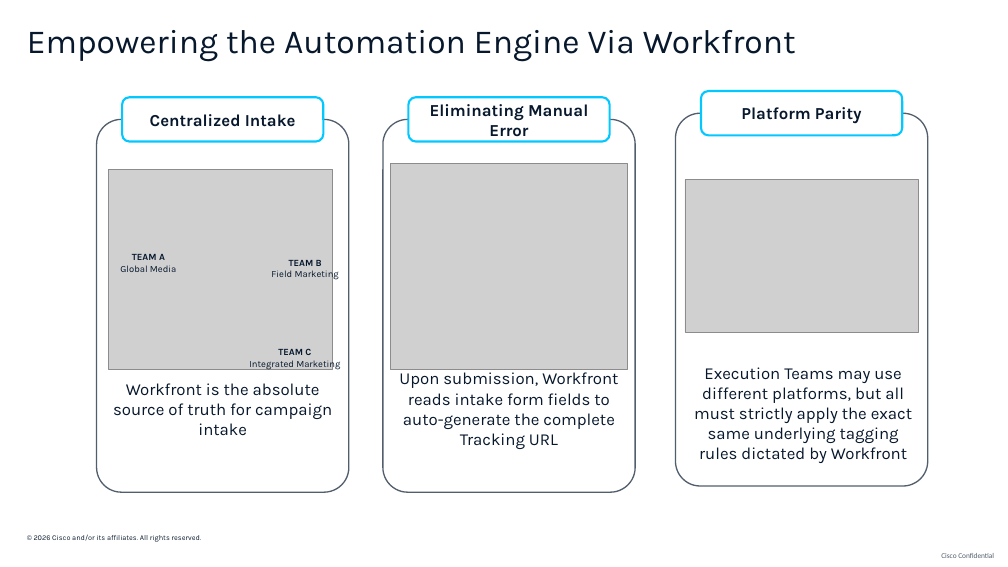
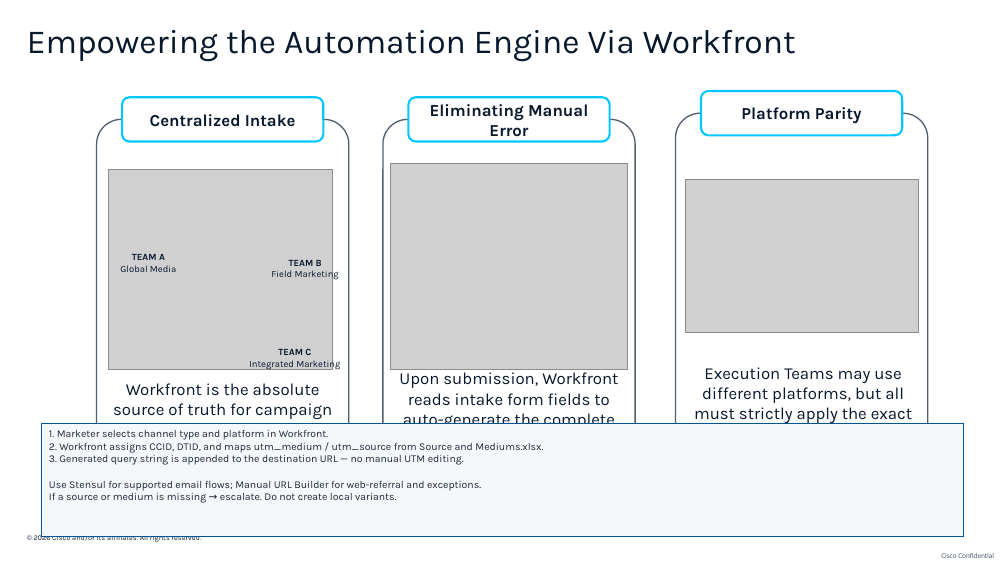
Before and after one commit to demodolly/Tagging-Tracking-Training, a slide deck: slide 27 of Tagging & Tracking Overview - FY27.pptx. Drawn at 1008x567 pixels with LibreOffice and Linux fonts; fonts in the diff are those of the drawing; grey boxes stand for pictures; background and template pictures are left out. Boxes give left, top, right and bottom in pixels: in the first picture for what was removed or moved away, otherwise in the second. Text is boxed around its words. In the diff, an @@ line names an element or a change of style, - is before the commit and + after.

```diff
--- a/Tagging & Tracking Overview - FY27.pptx
+++ b/Tagging & Tracking Overview - FY27.pptx
@@ rectangle added at (42, 423, 964, 537), fill #F5F8FB, outline #005596 0.75 pt, 10 pt, text #1F2937 @@
+1. Marketer selects channel type and platform in Workfront.
+2. Workfront assigns CCID, DTID, and maps utm_medium / utm_source from Source and Mediums.xlsx.
+3. Generated query string is appended to the destination URL — no manual UTM editing.
+Use Stensul for supported email flows; Manual URL Builder for web-referral and exceptions.
+If a source or medium is missing → escalate. Do not create local variants.
```
Also in this commit, not shown: 9 other slides changed, 4 other files.
